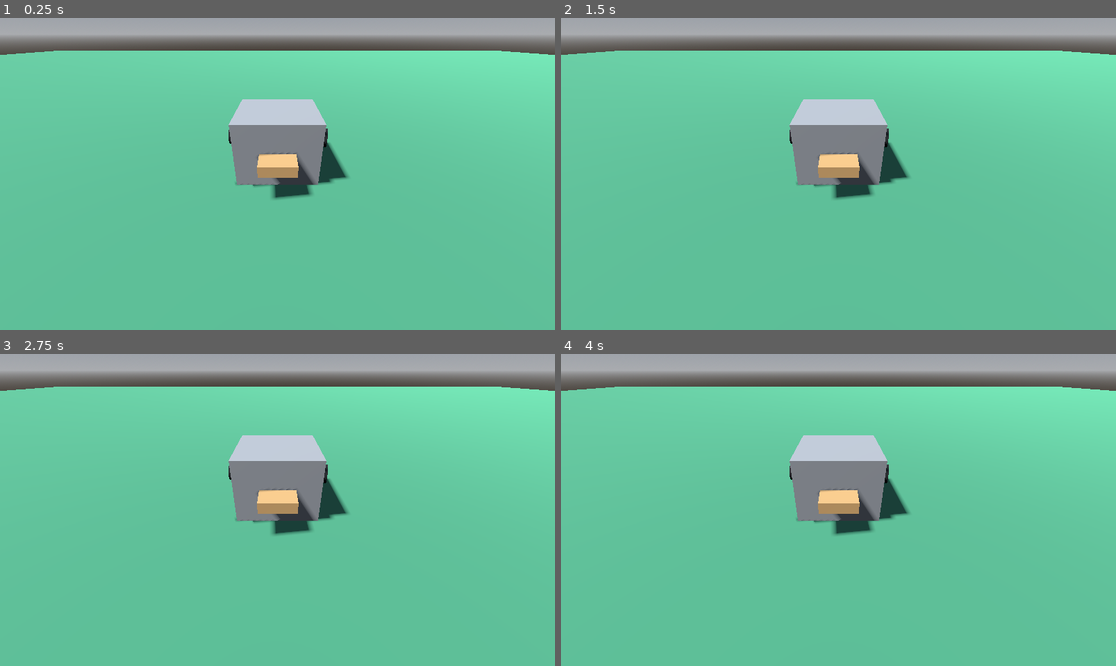
Above: before the commit, frames 1-4 (two rows, left to right).
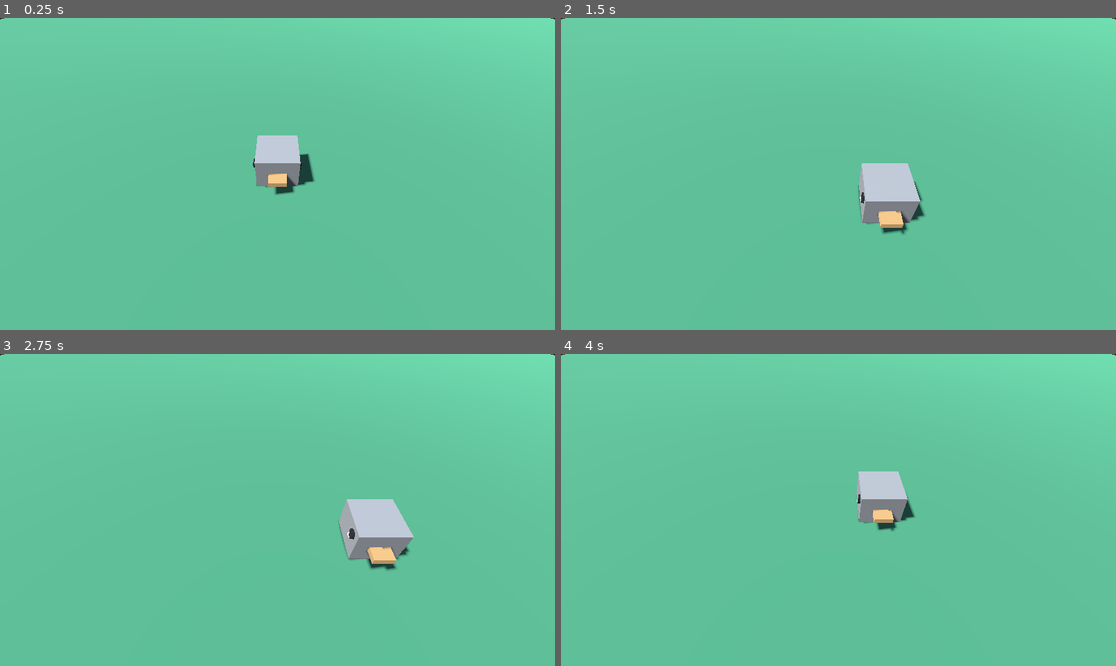
Above: after the commit, the same moments.

Repository: chloedixon11/danger-dodger
Game: Godot game, scene res://Main/Main.tscn
The game is run twice, just before and just after one commit, with the same random seed, the same clock (stepped at 60 frames per second) and the same inputs.
Inputs:
- Up to frame 1 (0.25 s): no input
- Up to frame 2 (1.5 s): tap Enter at 0.5 s; hold D (move_right) 0.53-1.28 s; tap Space at 1.25 s; hold S (move_down) from 1.28 s (still down)
- Up to frame 3 (2.75 s): tap Enter at 2 s; release S (move_down) at 2.03 s; hold D (move_right) from 2.03 s (still down)
- Up to frame 4 (4 s): tap Space at 2.75 s; release D (move_right) at 2.78 s; hold W (move_up) 2.78-3.53 s; tap Enter at 3.5 s; hold A (move_left) from 3.53 s (still down)

The runs differ from the first frame. In frame 1, 16% of the frame differs, in the area x 0-100%, y 0-59%; in frame 2, 17%; in frame 3, 18%, in the area x 0-100%, y 0-70%; in frame 4, 16%.

Commit message:
Duck tscn fixed, input added

Diff:
--- a/Code/Duck/Duck.gd
+++ b/Code/Duck/Duck.gd
@@ -1,12 +1,19 @@
-extends Node2D
+extends Node3D
 class_name Duck
-
-
-# Called when the node enters the scene tree for the first time.
-func _ready() -> void:
-	pass # Replace with function body.
 
 
 # Called every frame. 'delta' is the elapsed time since the previous frame.
 func _process(delta: float) -> void:
+	if Input.is_action_just_pressed("move_left"):
+		position.x -= 1
+
+	if Input.is_action_just_pressed("move_right"):
+		position.x += 1
+
+	if Input.is_action_just_pressed("move_up"):
+		position.z -= 1
+
+	if Input.is_action_just_pressed("move_down"):
+		position.z += 1
+
 	pass
--- a/Code/Duck/Duck.tscn
+++ b/Code/Duck/Duck.tscn
@@ -29,7 +29,7 @@
 radius = 0.036132813
 height = 0.13282013
 
-[node name="Duck" type="Node2D" unique_id=815761097]
+[node name="Duck" type="Node3D" unique_id=412467626]
 script = ExtResource("1_lm42s")
 
 [node name="Body" type="MeshInstance3D" parent="." unique_id=1886083691]
--- a/Code/Main/Main.tscn
+++ b/Code/Main/Main.tscn
@@ -33,7 +33,7 @@
 [node name="Duck" parent="." unique_id=815761097 instance=ExtResource("2_83ytx")]
 
 [node name="Camera3D" type="Camera3D" parent="." unique_id=1452149435]
-transform = Transform3D(1, 0, 0, 0, 0.82415956, 0.5663577, 0, -0.5663577, 0.82415956, 0, 1.537291, 2.4945385)
+transform = Transform3D(1, 0, 0, 0, 0.68391794, 0.729559, 0, -0.729559, 0.68391794, 0, 3.8326135, 3.6833715)
 
 [node name="MeshInstance3D" type="MeshInstance3D" parent="." unique_id=1461913242]
 material_override = SubResource("StandardMaterial3D_rckyl")
